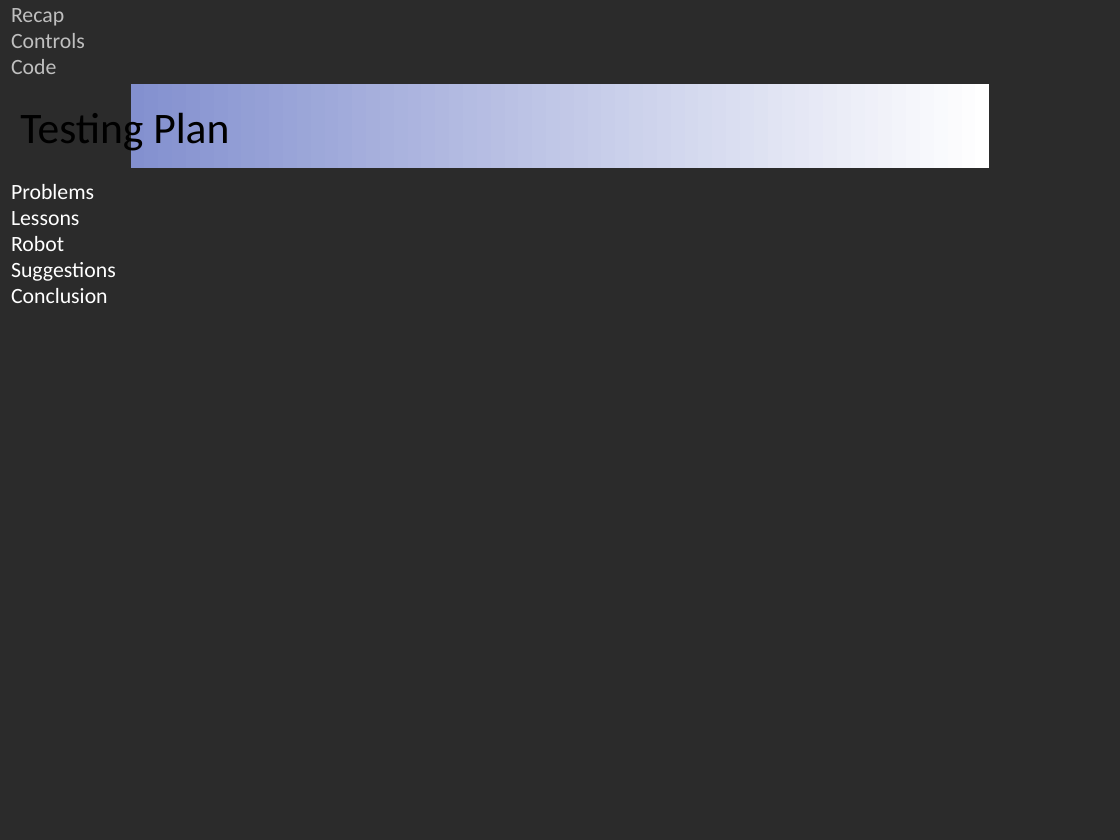
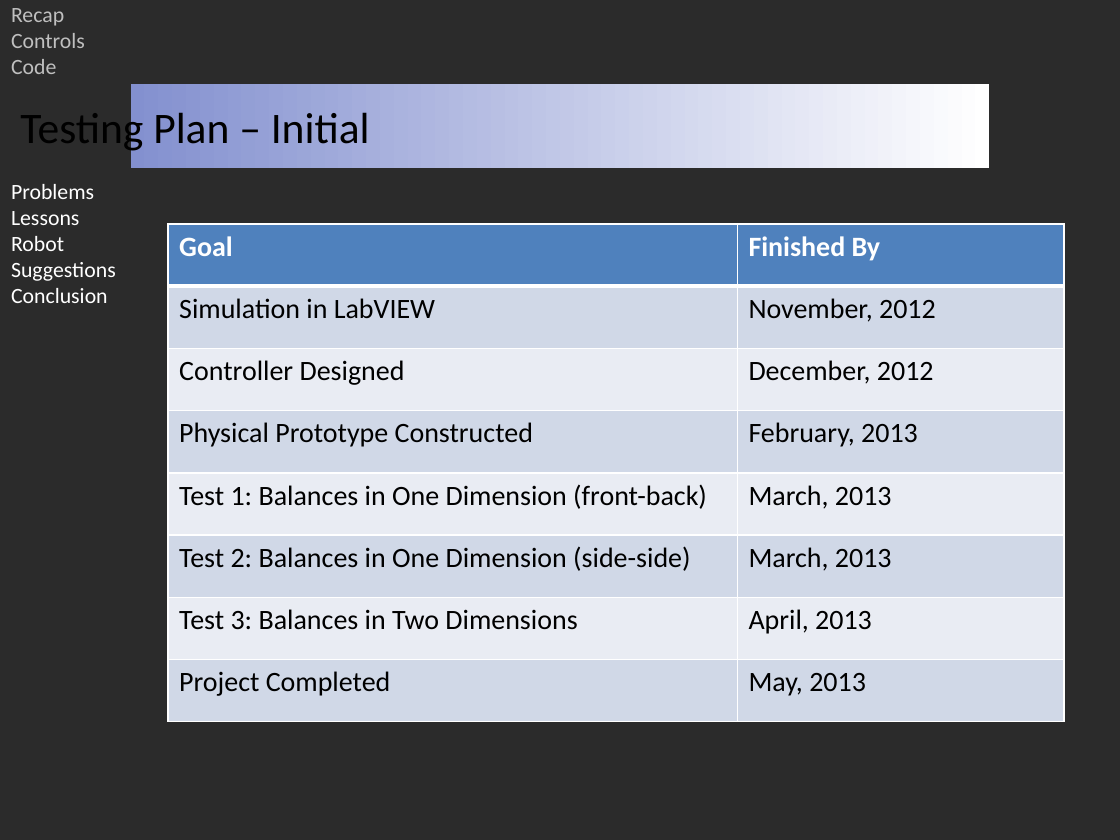
Before and after one commit to ruffsl/ROBO, a slide deck: slide 14 of Documentation/Final/Final Presentation.pptx (slide 10 before the commit). Drawn at 1120x840 pixels with LibreOffice and Linux fonts; fonts in the diff are those of the drawing; background and template pictures are left out; a plain dark background stands for a picture behind light text. Boxes give left, top, right and bottom in pixels: in the first picture for what was removed or moved away, otherwise in the second. Text is boxed around its words. In the diff, an @@ line names an element or a change of style, - is before the commit and + after.

```diff
--- a/Documentation/Final/Final Presentation.pptx
+++ b/Documentation/Final/Final Presentation.pptx
@@ text at (x1=20, y1=107, x2=370, y2=154): text changed @@
-Testing Plan
+Testing Plan – Initial
@@ table added at (x1=168, y1=224, x2=1064, y2=721), 8 rows, 2 columns @@
+Goal | Finished By
+Simulation in LabVIEW | November, 2012
+Controller Designed | December, 2012
+Physical Prototype Constructed | February, 2013
+Test 1: Balances in One Dimension (front-back) | March, 2013
+Test 2: Balances in One Dimension (side-side) | March, 2013
+Test 3: Balances in Two Dimensions | April, 2013
+Project Completed | May, 2013
```
Also in this commit, not shown: 3 other slides changed, 5 slides added, 4 other files.
